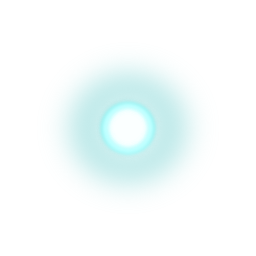
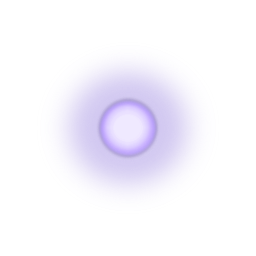
Layer changes from the first 256x256 image to the second:
"cursor middle": opacity 100% → 71%, painted on it over box(100, 100, 156, 156)
painted on "cursor middle2" over box(97, 98, 159, 159)
painted on "cursor middle3" over box(96, 97, 160, 159)
painted on "cursor" over box(94, 94, 162, 162)
added layer "Shadow" above "Bloom" over box(96, 96, 160, 160)
"Bloom": opacity 100% → 77%, painted on it over box(50, 54, 206, 201)
